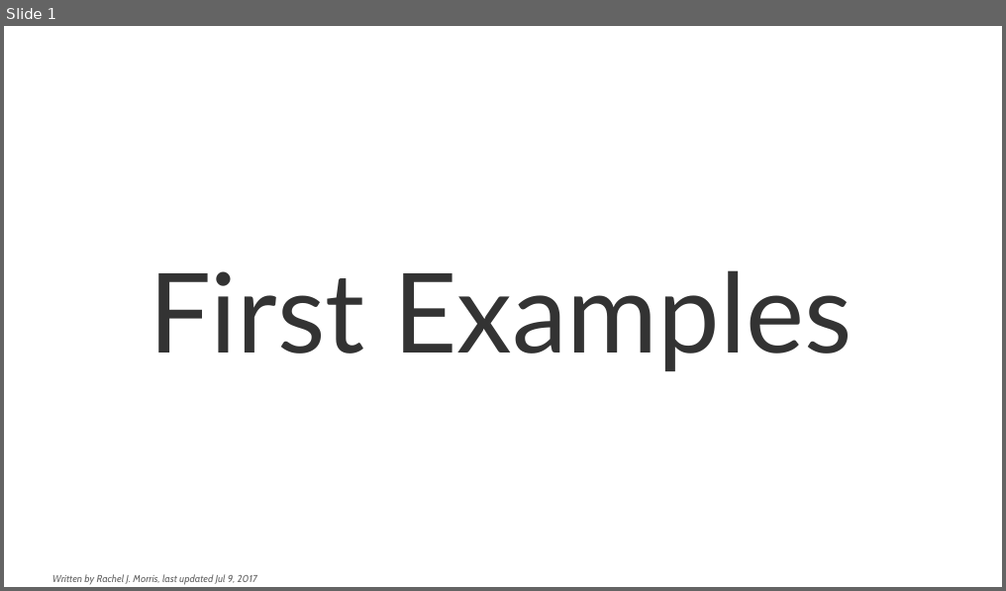
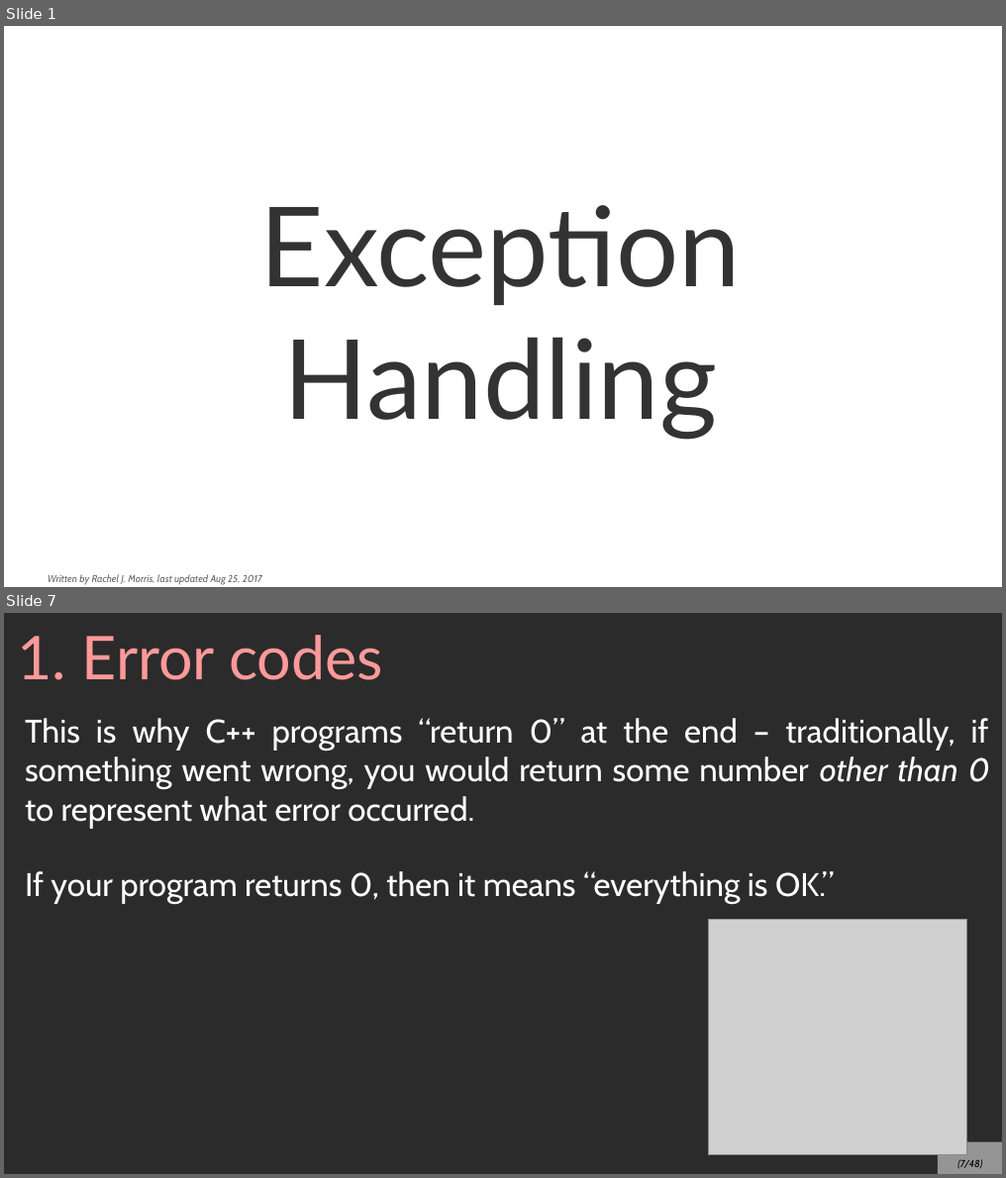
Before and after one commit to mariamhabib/CS250-Data-Structures, a slide deck: Lectures/2_Exception_Handling.odp. Shown one above the other, each under a label of ours: slide 1 before the commit, slides 1 and 7 after it; the slides between them are not shown. The pictures are 1006x591 and 1006x1178 pixels, drawn with LibreOffice and Linux fonts; fonts in the diff are those of the drawing; grey boxes stand for pictures; background and template pictures are left out; a plain dark background stands for a picture behind light text. Boxes give left, top, right and bottom in pixels: in the first picture for what was removed or moved away, otherwise in the second. Text is boxed around its words. In the diff, an @@ line names an element or a change of style, - is before the commit and + after.

Commit message:
Exception handling slides

```diff
--- a/Lectures/2_Exception_Handling.odp
+++ b/Lectures/2_Exception_Handling.odp
@@ slide 7 added at <box>4,613,1002,1174</box>, background picture (left out) @@
@@ title added at <box>18,635,383,680</box>, 48 pt, text #FF9999 @@
+1. Error codes
@@ text added at <box>25,718,990,904</box>, 26 pt, text #FFFFFF @@
+This is why C++ programs “return 0” at the end – traditionally, if something went wrong, you would return some number other than 0 to represent what error occurred.
+If your program returns 0, then it means “everything is OK.”
@@ picture added at <box>709,919,967,1156</box> @@
@@ page number added at <box>938,1143,1002,1174</box>, fill #FFFFFF at 50% opacity, 8 pt, text #000000, italic @@
+(7/48)
@@ slide 1 changed as well @@
@@ title at <box>260,205,741,440</box>: text changed @@
-First Examples
+Exception Handling
@@ text at <box>48,574,262,585</box>: text changed @@
-Written by Rachel J. Morris, last updated Jul 9, 2017
+Written by Rachel J. Morris, last updated Aug 25, 2017
```
Also in this commit, not shown: 46 other slides added, 4 slides removed, 49 other files.
